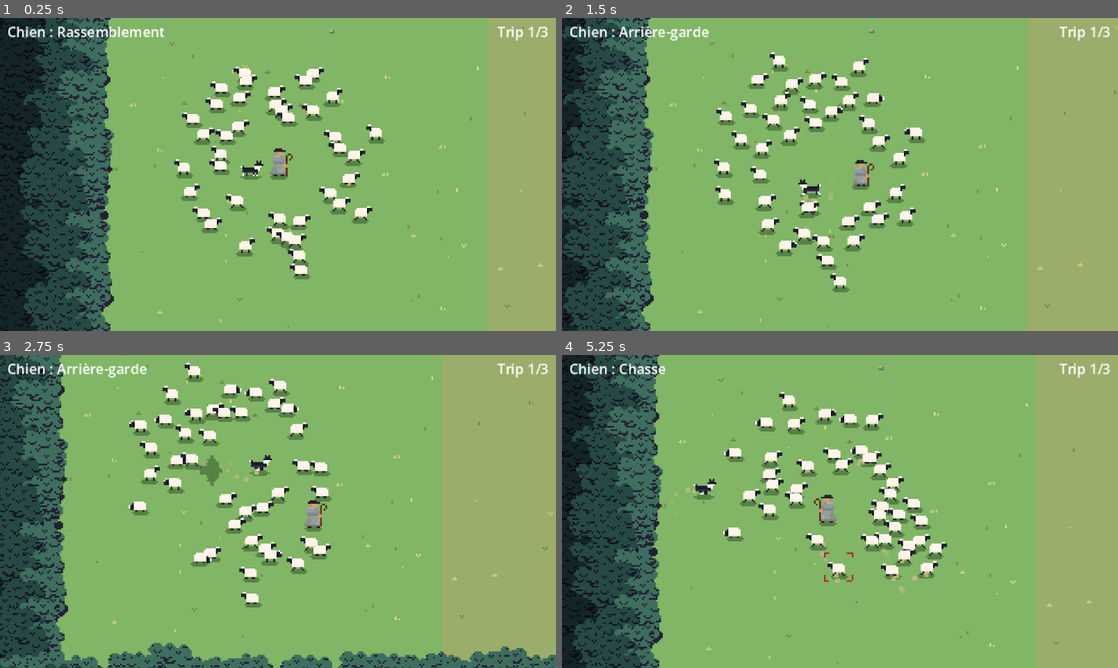
Above: before the commit, frames 1-4 (two rows, left to right).
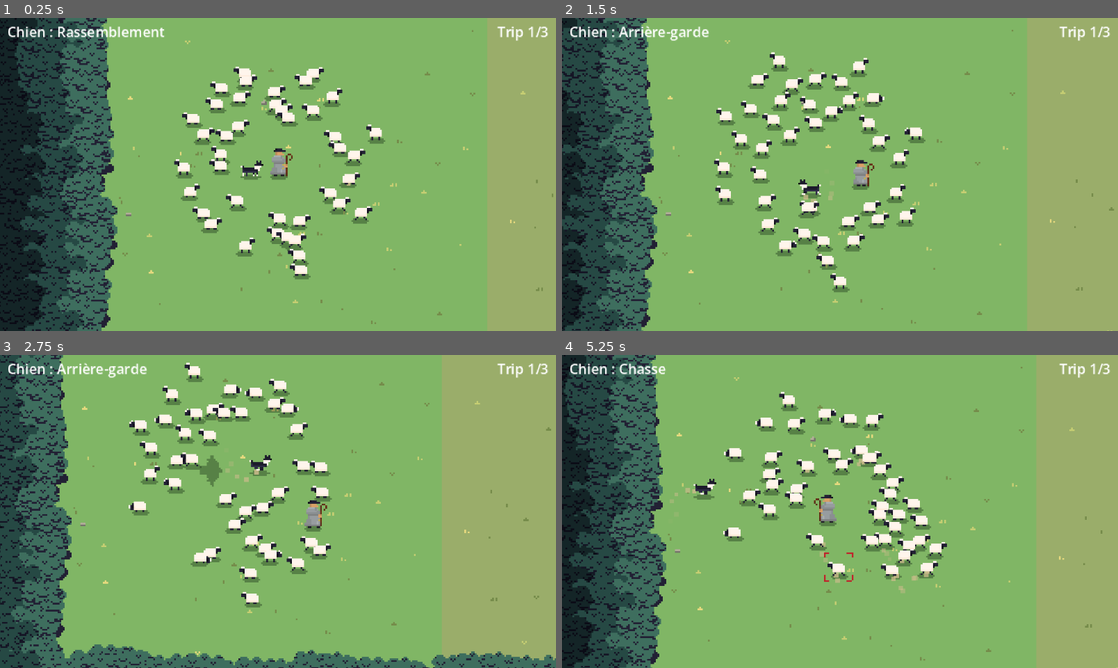
Above: after the commit, the same moments.

Repository: jaimegomesparente/wooly-caravan
Game: Godot game, scene res://scenes/main/main.tscn
The game is run twice, just before and just after one commit, with the same random seed, the same clock (stepped at 60 frames per second) and the same inputs.
Inputs (mouse positions are in pixels of both pictures, inside the frame that each line leads up to):
- Up to frame 1 (0.25 s): no input
- Up to frame 2 (1.5 s): move the mouse to (962, 158) at 0.52 s; hold Right (move_right) 0.53-1.28 s; tap Space (dog_mode) at 0.6 s; move the mouse to (728, 190) at 1.27 s; hold Down (move_down) from 1.28 s (still down); tap E (spawn_eagle) at 1.35 s
- Up to frame 3 (2.75 s): move the mouse to (333, 442) at 2.02 s; release Down (move_down) at 2.03 s; hold Right (move_right) from 2.03 s (still down); tap L (spawn_wolf) at 2.1 s
- Up to frame 4 (5.25 s): move the mouse to (812, 574) at 2.77 s; release Right (move_right) at 2.78 s; hold Up (move_up) 2.78-3.53 s; click (812, 574) at 2.85 s; move the mouse to (1006, 558) at 3.52 s; hold Mouse wheel up (zoom_in) 3.53-4.28 s; hold Left (move_left) 3.53-5.03 s; tap R (restart) at 4.15 s; move the mouse to (673, 464) at 4.27 s; tap Mouse wheel down (zoom_out) at 4.35 s; move the mouse to (867, 511) at 5.02 s; hold Down (move_down) from 5.03 s (still down); tap Space (dog_mode) at 5.1 s

The runs differ from the first frame. In frame 1, 8.9% of the frame differs, in the area x 0-100%, y 0-100%; in frame 2, 8.0%; in frame 3, 8.1%; in frame 4, 8.6%.

Commit message:
feat(run): a new trail layout every trip

Diff:
--- a/autoload/run_manager.gd
+++ b/autoload/run_manager.gd
@@ -18,6 +18,8 @@
 var sheep: int = -1
 ## Powers taken, in order (a power can appear several times).
 var powers: Array[PowerData] = []
+## Drawn at random for each run; every trip lays out its ground and forest from it.
+var map_seed: int = randi()
 
 var _crook: CrookData
 
@@ -28,6 +30,12 @@
 	sheep = -1
 	powers.clear()
 	_crook = null
+	map_seed = randi()
+
+
+## Seed of this trip's layout (ground tufts and stones, forest, trail trees): another one each trip.
+func trip_seed() -> int:
+	return map_seed + trip * 7919
 
 
 func is_last_trip() -> bool:
--- a/scenes/main/forest.gd
+++ b/scenes/main/forest.gd
@@ -25,7 +25,7 @@
 @export var row_spacing: float = 12.0
 ## Random shift (px) of each tree, along its row and away from the path.
 @export var jitter: float = 4.0
-## Same seed = same forest every run.
+## Added to the trip's seed (RunManager.trip_seed(), another forest each trip of each run).
 @export var layout_seed: int = 1
 
 @export_group("Edge")
@@ -86,12 +86,13 @@
 	_trail = get_tree().get_first_node_in_group("trail") as Ground
 	if _trail == null or tree_texture == null:
 		return
-	_edge_noise.seed = layout_seed
+	var seed_value := layout_seed + RunManager.trip_seed()
+	_edge_noise.seed = seed_value
 	_edge_noise.frequency = edge_frequency
-	_clearing_noise.seed = layout_seed + 1
+	_clearing_noise.seed = seed_value + 1
 	_clearing_noise.frequency = clearing_frequency
 	var rng := RandomNumberGenerator.new()
-	rng.seed = layout_seed
+	rng.seed = seed_value
 	var e := _trail.edge_depth
 	# How far out (px from the wall) trees still show: past -edge_depth a whole tree is above the
 	# camera limit; a crown (cell_size tall, about half a cell wide) shows from farther below or beside.
--- a/scenes/main/ground.gd
+++ b/scenes/main/ground.gd
@@ -30,7 +30,7 @@
 @export var edge_depth: float = 48.0
 ## Width (px) of the start and end pastures.
 @export var patch_width: float = 240.0
-## Same seed = same layout every run.
+## Added to the trip's seed (RunManager.trip_seed(), another one each trip of each run).
 @export var layout_seed: int = 1
 @export var tuft_count: int = 840
 @export var stone_count: int = 72
@@ -79,7 +79,7 @@
 	draw_rect(Rect2(length - patch_width, 0, patch_width + e, height), patch_color)
 
 	var rng := RandomNumberGenerator.new()
-	rng.seed = layout_seed
+	rng.seed = layout_seed + RunManager.trip_seed()
 	for i in tuft_count:
 		var spot := _random_spot(rng)
 		var roll := rng.randf()
Not shown, changed: CLAUDE.md
